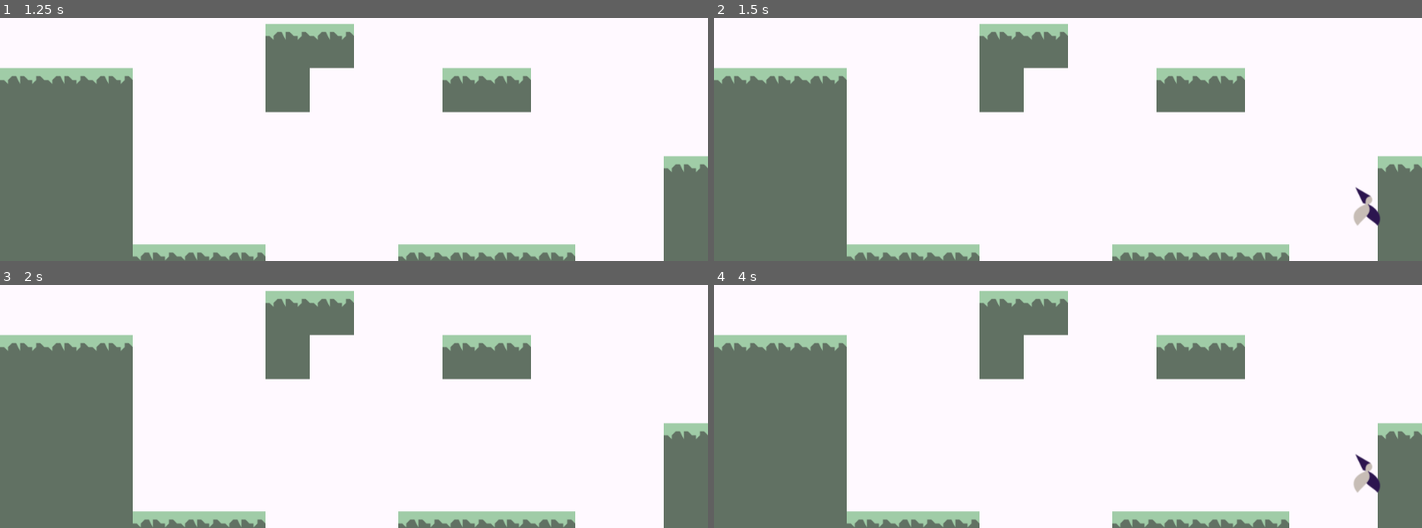
Above: before the commit, frames 1-4 (two rows, left to right).
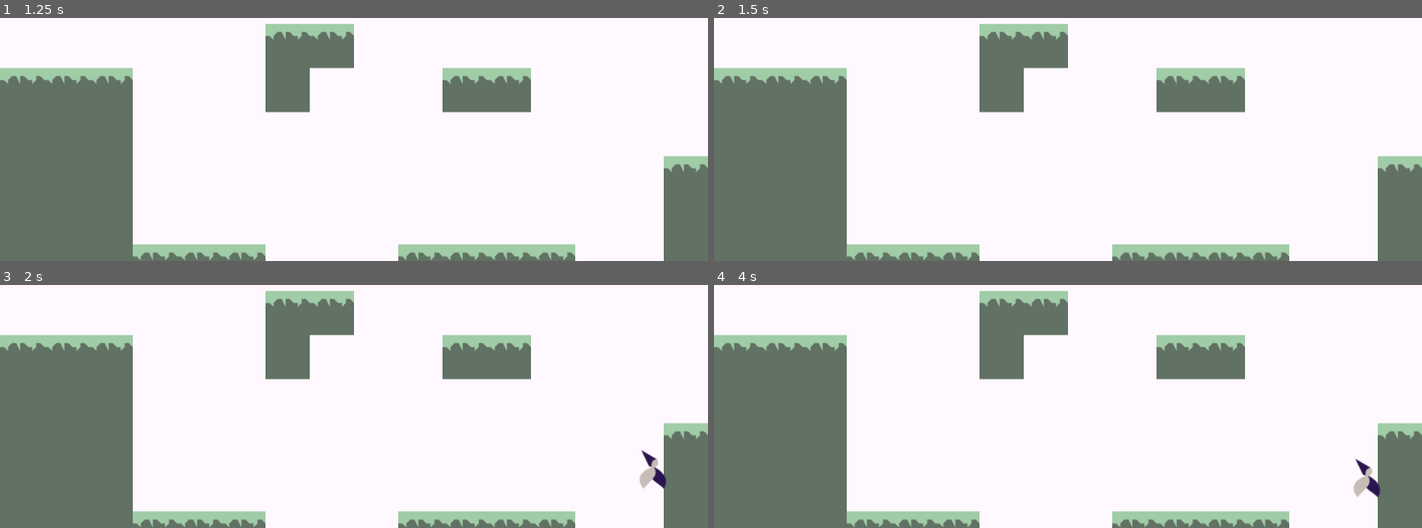
Above: after the commit, the same moments.

Repository: JacksonElia/Gravity_Game
Game: Godot game, scene res://World.tscn
Same seed, same stepped clock (60 frames per second), same inputs: the game is played once before the commit and once after it.
Inputs:
- Up to frame 1 (1.25 s): tap Enter at 0.5 s; hold D (move_right) from 0.53 s (still down); tap W (jump, bound only after the commit) at 0.77 s
- Up to frame 2 (1.5 s): keep holding D (move_right); tap Space (jump, bound only before the commit) at 1.25 s
- Up to frame 3 (2 s): keep holding D (move_right); tap W (jump, bound only after the commit) at 1.52 s
- Up to frame 4 (4 s): release D (move_right) at 2.03 s; hold A (move_left) 2.03-2.78 s; tap Enter at 2.75 s; hold D (move_right) from 2.78 s (still down); tap W (jump, bound only after the commit) at 3.02, 3.77 s; tap Space (jump, bound only before the commit) at 3.5 s

Frame 1 is identical in both runs. In frame 2, 0.3% of the frame differs, in the area x 90-95%, y 69-86%; in frame 3, 0.3%; in frame 4, 0.3%.

Commit message:
W to jump

Diff:
--- a/godot test/Player.tscn
+++ b/godot test/Player.tscn
@@ -4,21 +4,12 @@
 [ext_resource path="res://platformer_char_spritesheet.png" type="Texture" id=2]
 
 [sub_resource type="RectangleShape2D" id=1]
-
-custom_solver_bias = 0.0
 extents = Vector2( 10, 24 )
 
 [sub_resource type="CircleShape2D" id=2]
 
-custom_solver_bias = 0.0
-radius = 10.0
-
 [sub_resource type="Animation" id=3]
-
 resource_name = "idle"
-length = 1.0
-loop = false
-step = 0.1
 tracks/0/type = "value"
 tracks/0/path = NodePath("Sprite:region_rect")
 tracks/0/interp = 1
@@ -33,11 +24,7 @@
 }
 
 [sub_resource type="Animation" id=4]
-
 resource_name = "jump"
-length = 1.0
-loop = false
-step = 0.1
 tracks/0/type = "value"
 tracks/0/path = NodePath("Sprite:region_rect")
 tracks/0/interp = 1
@@ -52,11 +39,9 @@
 }
 
 [sub_resource type="Animation" id=5]
-
 resource_name = "walk"
 length = 0.4
 loop = true
-step = 0.1
 tracks/0/type = "value"
 tracks/0/path = NodePath("Sprite:region_rect")
 tracks/0/interp = 1
@@ -71,38 +56,22 @@
 }
 
 [node name="Player" type="KinematicBody2D"]
-
-input_pickable = false
-collision_layer = 1
-collision_mask = 1
-collision/safe_margin = 0.08
 script = ExtResource( 1 )
 
-[node name="CollisionShape2D" type="CollisionShape2D" parent="." index="0"]
-
+[node name="CollisionShape2D" type="CollisionShape2D" parent="."]
 shape = SubResource( 1 )
 
-[node name="CollisionShape2D2" type="CollisionShape2D" parent="." index="1"]
-
+[node name="CollisionShape2D2" type="CollisionShape2D" parent="."]
 position = Vector2( 0, 14.5433 )
 shape = SubResource( 2 )
 
-[node name="Sprite" type="Sprite" parent="." index="2"]
-
+[node name="Sprite" type="Sprite" parent="."]
 position = Vector2( -2.13082, -8.14894 )
 texture = ExtResource( 2 )
 region_enabled = true
 region_rect = Rect2( 0, 64, 64, 64 )
-_sections_unfolded = [ "Region" ]
 
-[node name="AnimationPlayer" type="AnimationPlayer" parent="." index="3"]
-
-root_node = NodePath("..")
-autoplay = ""
-playback_process_mode = 1
-playback_default_blend_time = 0.0
-playback_speed = 1.0
+[node name="AnimationPlayer" type="AnimationPlayer" parent="."]
 anims/idle = SubResource( 3 )
 anims/jump = SubResource( 4 )
 anims/walk = SubResource( 5 )
-blend_times = [  ]
--- a/godot test/project.godot
+++ b/godot test/project.godot
@@ -28,7 +28,7 @@
 }
 jump={
 "deadzone": 0.5,
-"events": [ Object(InputEventKey,"resource_local_to_scene":false,"resource_name":"","device":0,"alt":false,"shift":false,"control":false,"meta":false,"command":false,"pressed":false,"scancode":32,"physical_scancode":0,"unicode":0,"echo":false,"script":null)
+"events": [ Object(InputEventKey,"resource_local_to_scene":false,"resource_name":"","device":0,"alt":false,"shift":false,"control":false,"meta":false,"command":false,"pressed":false,"scancode":87,"physical_scancode":0,"unicode":0,"echo":false,"script":null)
  ]
 }
 
